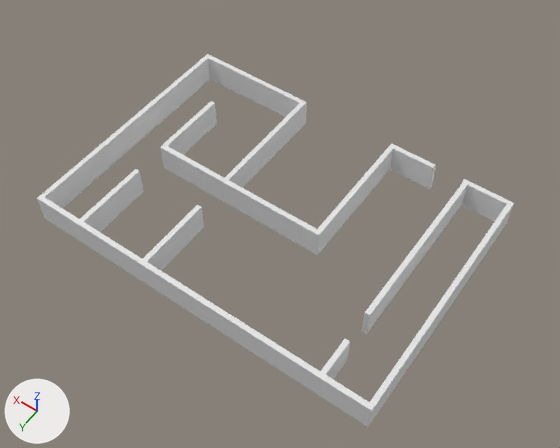
An edit to the Blender file Assets/HouseNoTexture.blend, drawn before and after from the same camera.
Both versions are drawn from a camera (50 mm lens) standing at (-53.8, 73.8, 116.1) and looking at (-3.9, 3.8, 6.1). The axes (+X, +Y, +Z) are drawn at lower left. The lights are the same throughout.

In view in the first picture: 'walls floor 1'.
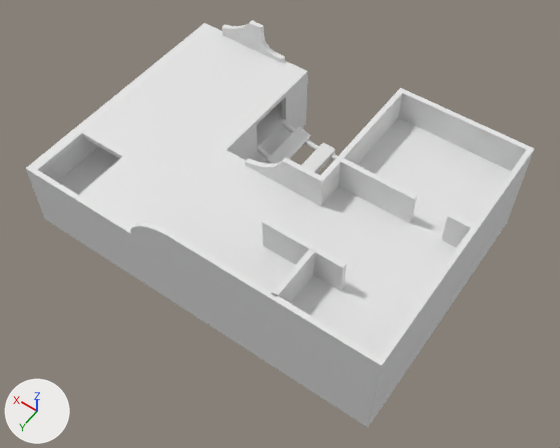
What differs and where, as boxes [x1, y1, x2, y2] in the pictures (560 x 448 px):
```json
{"object": "Floor Base 3", "change": "shown", "after": [26, 23, 525, 389]}
{"object": "walls floor 3", "change": "shown", "after": [131, 20, 534, 386]}
{"object": "walls floor 2", "change": "shown", "after": [27, 75, 523, 408]}
{"object": "Floor Base 2", "change": "shown", "after": [36, 99, 515, 411]}
{"object": "Steps", "change": "shown", "after": [265, 126, 336, 174]}
{"object": "Seile", "change": "shown", "after": [257, 121, 338, 160]}
{"object": "walls floor 1", "change": "unchanged, covered by the edit", "before": [37, 54, 514, 427], "after": [37, 102, 514, 427]}
```

Edits to the scene script, one JSON object a line:
```json
{"op": "remove", "block": "ob_walls_floor_2", "code": "ob_walls_floor_2.hide_set(True)  # its collection is switched off"}
{"op": "remove", "block": "ob_floor_base_2", "code": "ob_floor_base_2.hide_set(True)  # its collection is switched off"}
{"op": "remove", "block": "ob_floor_base_3", "code": "ob_floor_base_3.hide_set(True)  # its collection is switched off"}
{"op": "remove", "block": "ob_walls_floor_3", "code": "ob_walls_floor_3.hide_set(True)  # its collection is switched off"}
{"op": "remove", "block": "ob_steps", "code": "ob_steps.hide_set(True)  # its collection is switched off"}
{"op": "remove", "block": "ob_seile", "code": "ob_seile.hide_set(True)  # its collection is switched off"}
```
